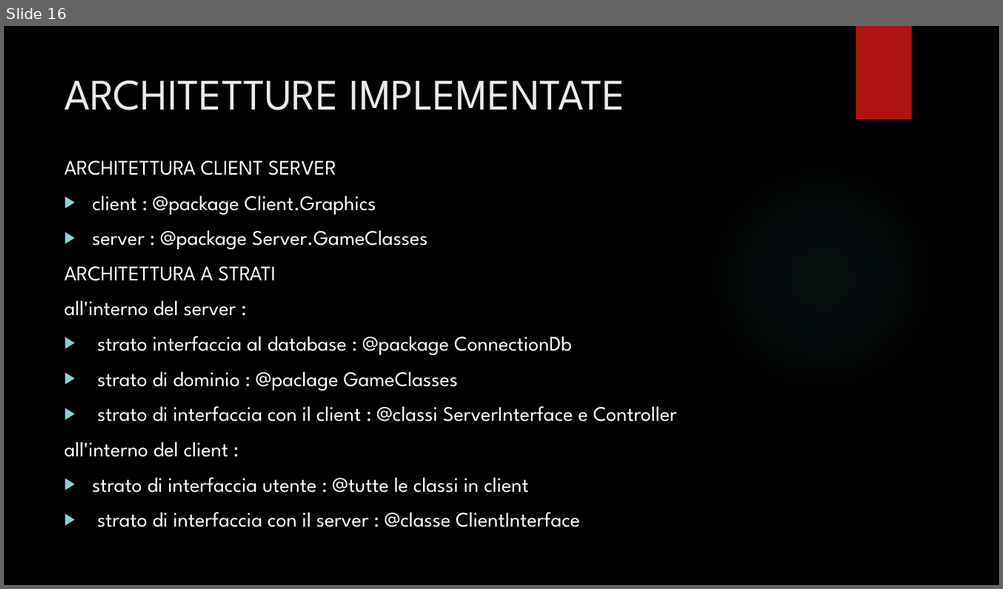
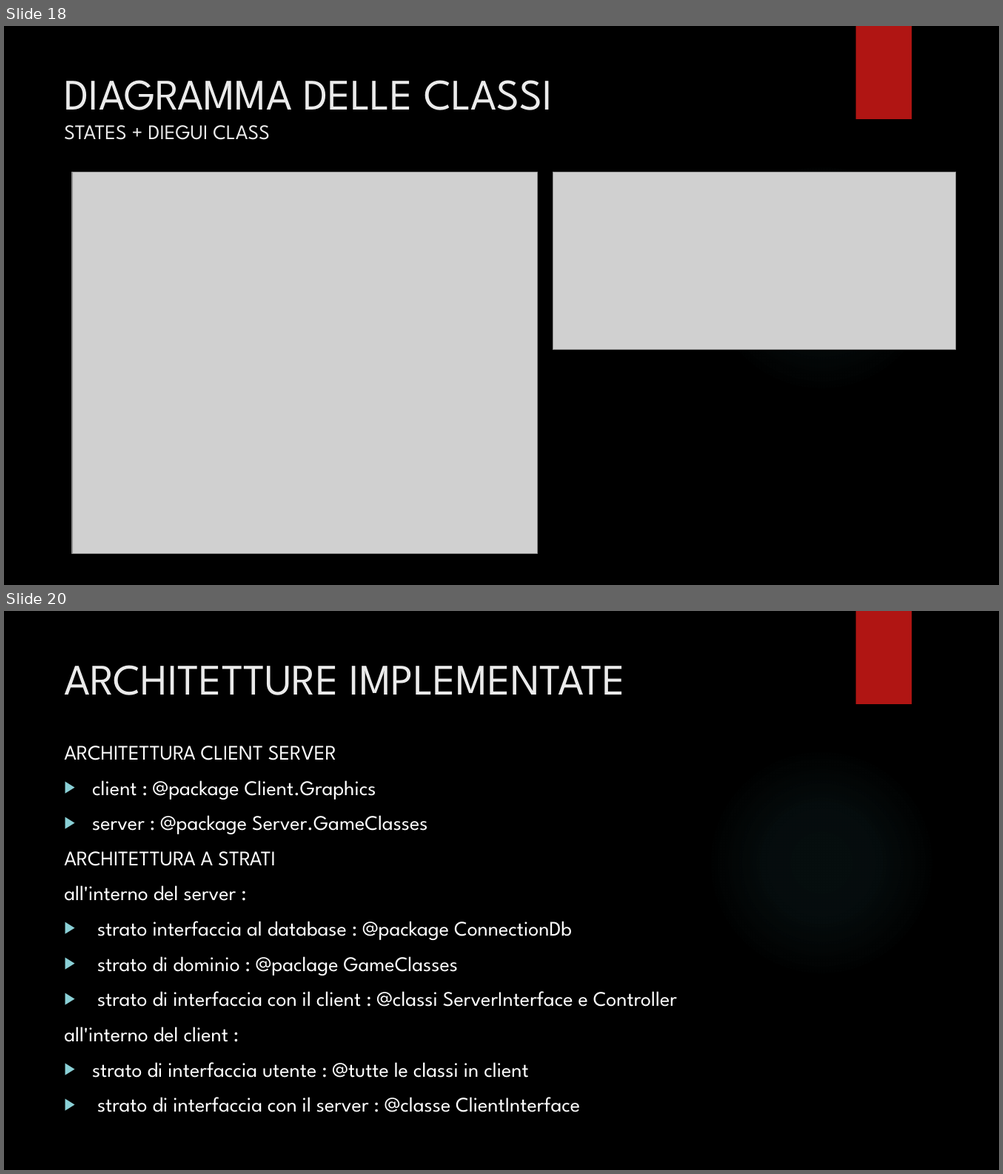
Before and after one commit to simoneminerva96/Progetto-B18, a slide deck: modelliUml/PRESENTAZIONE.pptx. Shown one above the other, each under a label of ours: slide 16 before the commit, slides 18 and 20 after it; the slides between them are not shown. The pictures are 1003x589 and 1003x1174 pixels, drawn with LibreOffice and Linux fonts; fonts in the diff are those of the drawing; grey boxes stand for pictures; background and template pictures are left out. Boxes give left, top, right and bottom in pixels: in the first picture for what was removed or moved away, otherwise in the second. Text is boxed around its words. In the diff, an @@ line names an element or a change of style, - is before the commit and + after.

```diff
--- a/modelliUml/PRESENTAZIONE.pptx
+++ b/modelliUml/PRESENTAZIONE.pptx
@@ slide 18 added at (4, 26, 999, 585), background picture (left out); not listed: 2 template elements that a slide beside it also shows @@
@@ title added at (64, 80, 552, 140), 42 pt, text #EBEBEB @@
+DIAGRAMMA DELLE CLASSI
+STATES + DIEGUI CLASS
@@ picture added at (72, 173, 537, 554) @@
@@ picture added at (552, 173, 956, 350) @@
@@ what was slide 16 is now slide 20 @@
```
Also in this commit, not shown: 1 slide changed, 3 other slides added, 1 other file.
